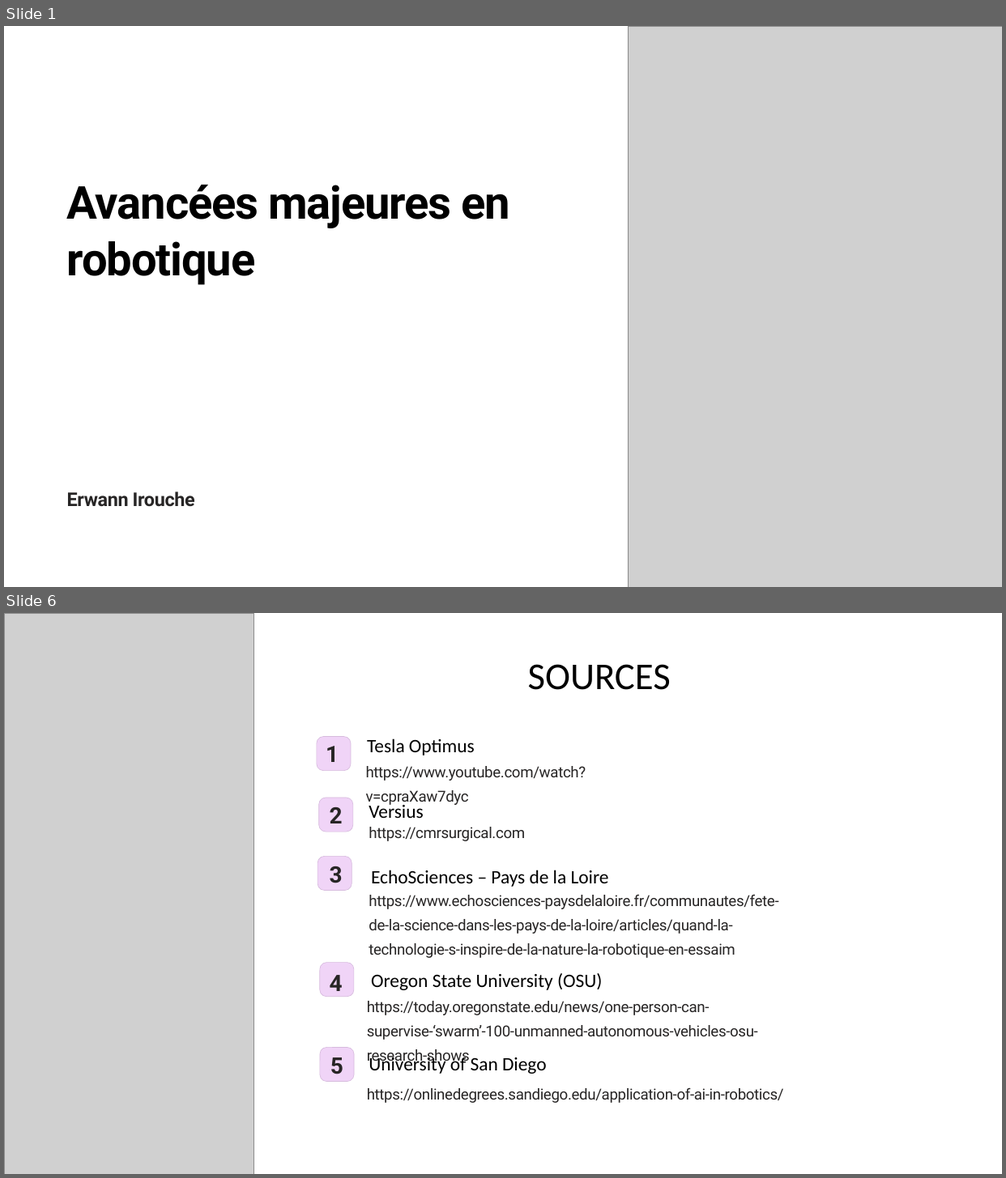
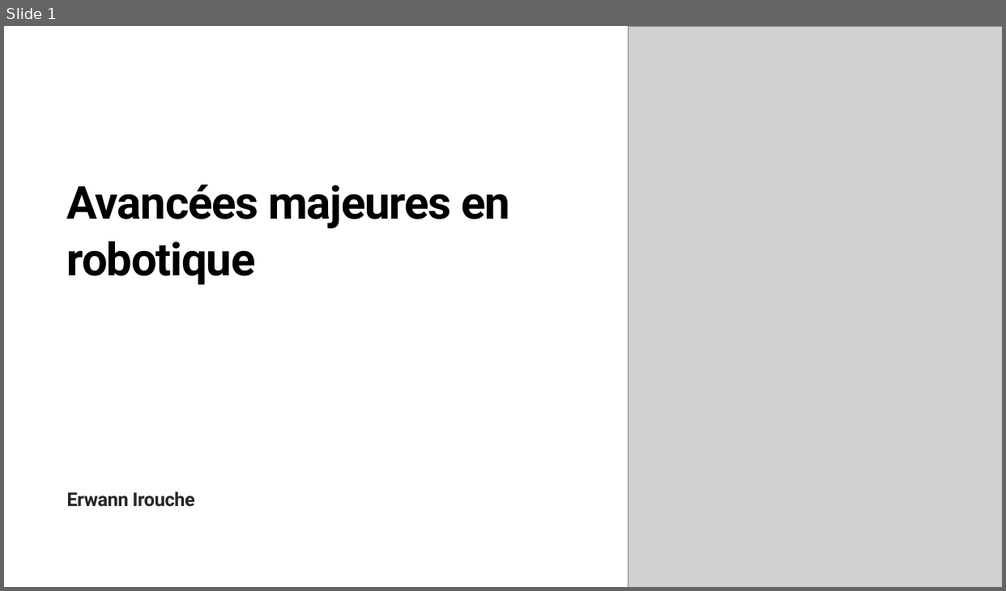
Before and after one commit to whit3-4t0m/erwann.github.io, a slide deck: veille_technologique Erwann 4.pptx. Shown one above the other, each under a label of ours: slides 1 and 6 before the commit, slide 1 after it; the slides between them are not shown. The pictures are 1006x1178 and 1006x591 pixels, drawn with LibreOffice and Linux fonts; fonts in the diff are those of the drawing; grey boxes stand for pictures; background and template pictures are left out. Boxes give left, top, right and bottom in pixels: in the first picture for what was removed or moved away, otherwise in the second. Text is boxed around its words. In the diff, an @@ line names an element or a change of style, - is before the commit and + after.

```diff
--- a/veille_technologique Erwann 4.pptx
+++ b/veille_technologique Erwann 4.pptx
@@ slide 6 removed at bbox=[4, 613, 1002, 1174], background picture (left out) @@
@@ picture removed at bbox=[4, 613, 253, 1174] @@
@@ rectangle removed at bbox=[6, 613, 1002, 1174] @@
@@ text removed at bbox=[528, 664, 671, 690] @@
-SOURCES
@@ rounded rectangle removed at bbox=[317, 736, 351, 771] @@
@@ text removed at bbox=[326, 746, 339, 762] @@
-1
@@ text removed at bbox=[367, 739, 475, 756] @@
-Tesla Optimus
@@ text removed at bbox=[366, 766, 586, 807] @@
-https://www.youtube.com/watch?v=cpraXaw7dyc
@@ rounded rectangle removed at bbox=[319, 798, 353, 832] @@
@@ text removed at bbox=[368, 802, 423, 818] @@
-Versius
@@ text removed at bbox=[330, 807, 343, 824] @@
-2
@@ text removed at bbox=[368, 827, 525, 841] @@
-https://cmrsurgical.com
@@ rounded rectangle removed at bbox=[317, 856, 352, 891] @@
@@ text removed at bbox=[330, 867, 343, 884] @@
-3
@@ text removed at bbox=[371, 870, 609, 887] @@
-EchoSciences – Pays de la Loire
@@ text removed at bbox=[368, 895, 778, 958] @@
-https://www.echosciences-paysdelaloire.fr/communautes/fete-de-la-science-dans-les-pays-de-la-loire/articles/quand-la-technologie-s-inspire-de-la-nature-la-robotique-en-essaim
@@ rounded rectangle removed at bbox=[320, 963, 354, 997] @@
@@ text removed at bbox=[330, 975, 343, 991] @@
-4
@@ text removed at bbox=[371, 973, 602, 990] @@
-Oregon State University (OSU)
@@ text removed at bbox=[367, 1001, 758, 1066] @@
-https://today.oregonstate.edu/news/one-person-can-supervise-‘swarm’-100-unmanned-autonomous-vehicles-osu-research-shows
@@ rounded rectangle removed at bbox=[320, 1048, 354, 1082] @@
@@ text removed at bbox=[330, 1058, 343, 1075] @@
-5
@@ text removed at bbox=[368, 1054, 547, 1074] @@
-University of San Diego
@@ text removed at bbox=[367, 1088, 784, 1103] @@
-https://onlinedegrees.sandiego.edu/application-of-ai-in-robotics/
```
Also in this commit, not shown: 3 slides changed, 1 slide added, 1 other slide removed.
